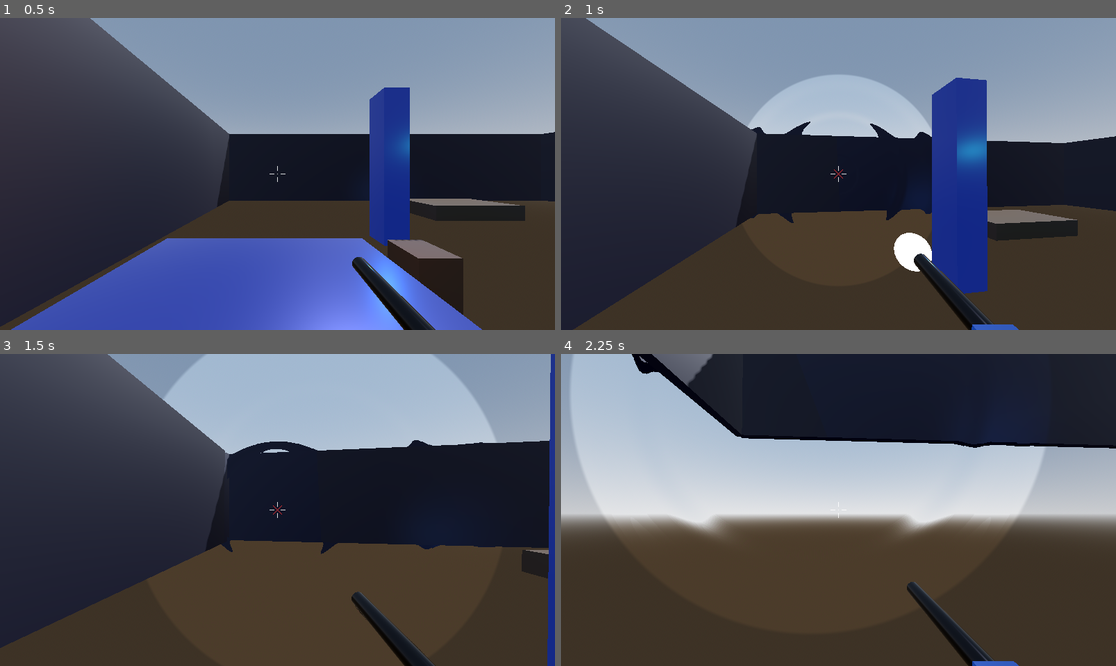
Above: before the commit, frames 1-4 (two rows, left to right).
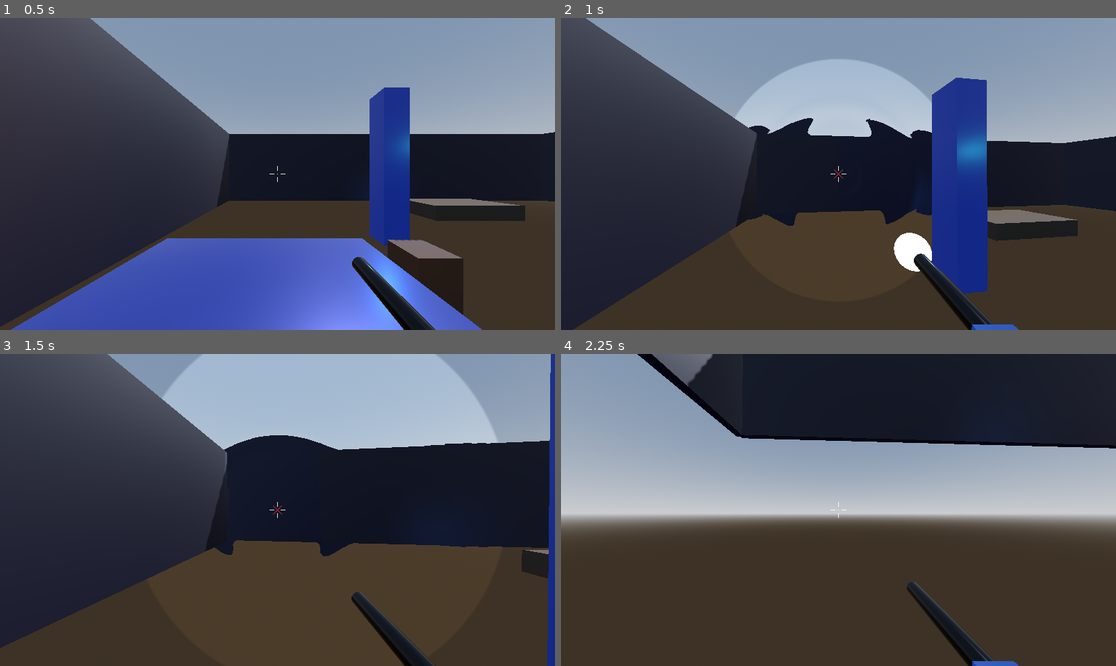
Above: after the commit, the same moments.

Repository: ZeroPowerZero/shockwave
Game: Godot game, scene res://scenes/main.tscn
Same seed, same stepped clock (60 frames per second), same inputs: the game is played once before the commit and once after it.
Inputs (mouse positions are in pixels of both pictures, inside the frame that each line leads up to):
- Up to frame 1 (0.5 s): no input
- Up to frame 2 (1 s): tap Enter at 0.5 s; move the mouse to (866, 174) at 0.52 s; press the mouse at (866, 174) at 0.53 s; hold W (move_forward) from 0.53 s (still down); tap Space (jump) at 0.77 s
- Up to frame 3 (1.5 s): keep holding W (move_forward); move the mouse to (249, 510) at 1.27 s; release the mouse at (249, 510) at 1.28 s; tap Shift (sprint) at 1.35 s
- Up to frame 4 (2.25 s): keep holding W (move_forward); tap Space (jump) at 1.52 s; move the mouse to (849, 503) at 2.02 s; press the mouse at (849, 503) at 2.03 s

Frame 1 is identical in both runs. In frame 2, 2.6% of the frame differs, in the area x 31-67%, y 13-67%; in frame 3, 0.8%; in frame 4, 27%, in the area x 1-88%, y 0-61%.

Commit message:
feat: more update minor

Diff:
--- a/scenes/shockwave.tscn
+++ b/scenes/shockwave.tscn
@@ -54,8 +54,8 @@
 [sub_resource type="ShaderMaterial" id="ShaderMaterial_bqi8h"]
 render_priority = 0
 shader = SubResource("Shader_wvvyk")
-shader_parameter/strength = 0.06
-shader_parameter/thickness = 0.05
+shader_parameter/strength = 0.08
+shader_parameter/thickness = 0.1
 
 [sub_resource type="QuadMesh" id="QuadMesh_cnoct"]
 material = SubResource("ShaderMaterial_bqi8h")
@@ -65,7 +65,9 @@
 
 [node name="GPUParticles3D" type="GPUParticles3D" parent="." unique_id=452331914]
 emitting = false
-amount = 2
+amount = 1
+amount_ratio = 0.8992
+lifetime = 0.8
 one_shot = true
 fixed_fps = 60
 process_material = SubResource("ParticleProcessMaterial_32lff")
